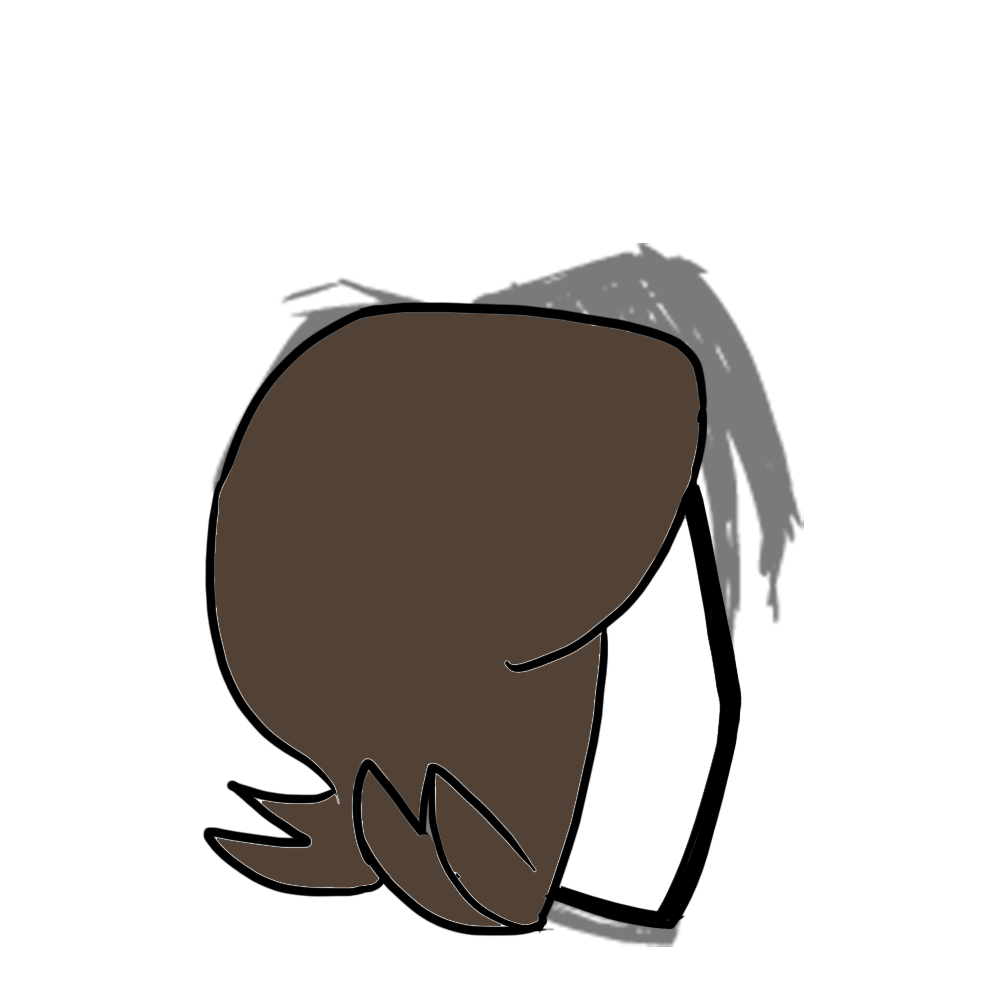
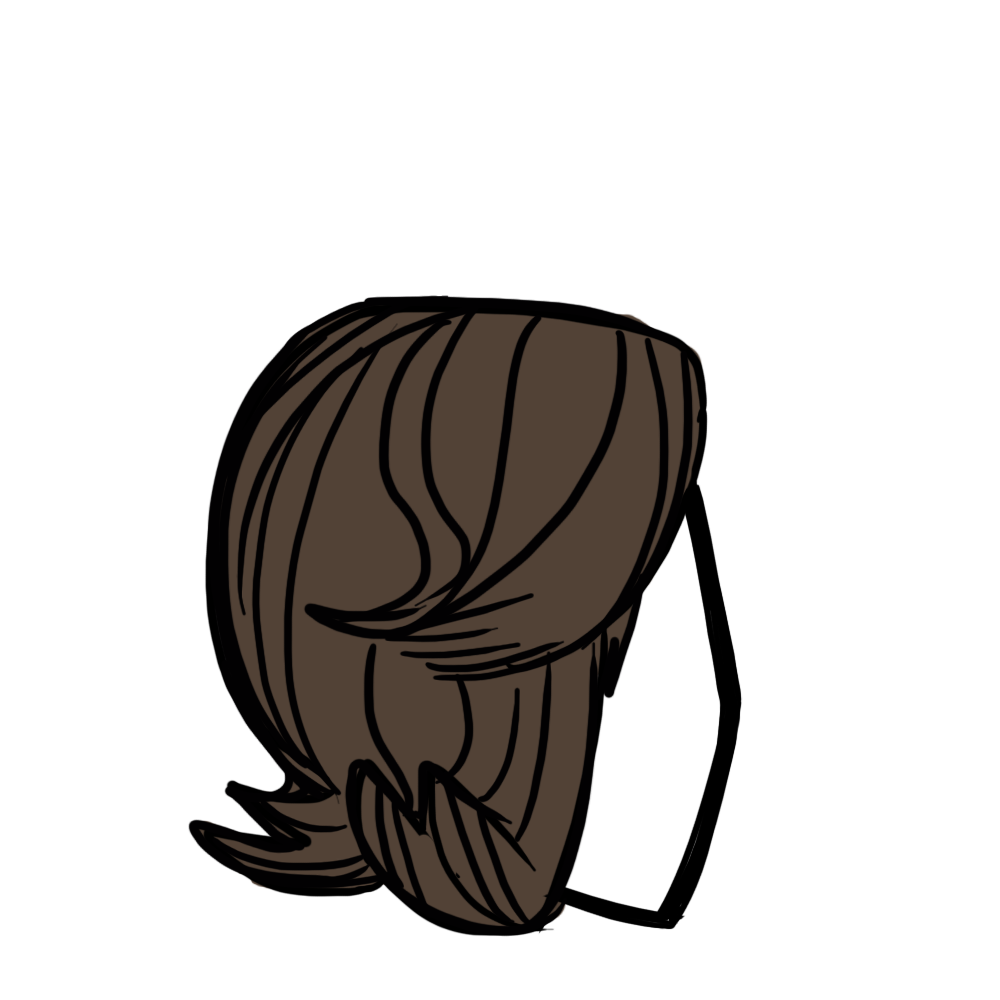
Layered file, before and after one edit (1000 x 1000). Changes by layer:
painted on "Layer 23" over [188, 295, 694, 937]
painted on "Layer 24" over [193, 299, 731, 932]
hid "Layer 0" over [210, 243, 804, 947]
